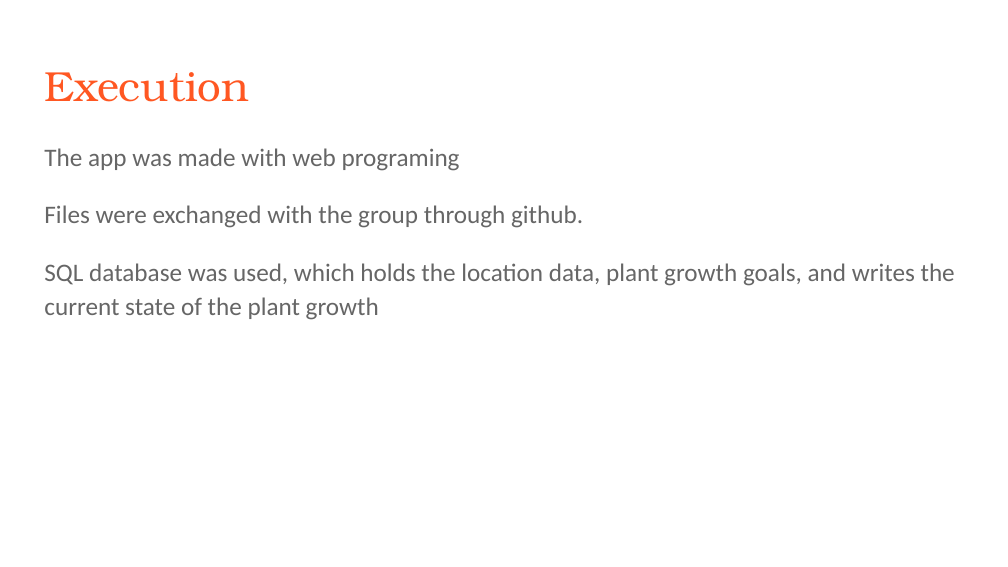
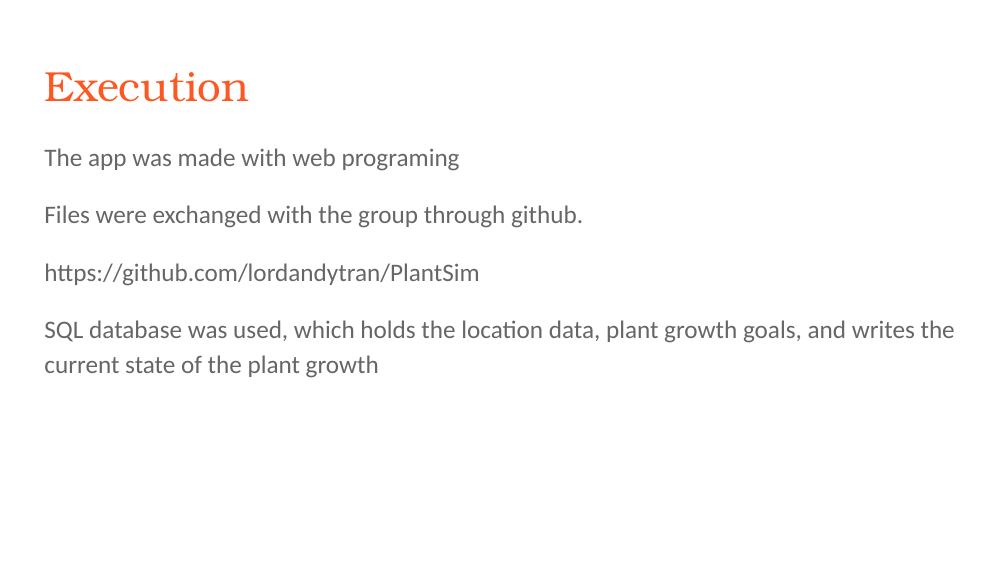
Before and after one commit to lordandytran/PlantSim, a slide deck: slide 3 of Plant Sim, presentation.pptx. Drawn at 1008x567 pixels with LibreOffice and Linux fonts; fonts in the diff are those of the drawing. Boxes give left, top, right and bottom in pixels: in the first picture for what was removed or moved away, otherwise in the second. Text is boxed around its words. In the diff, an @@ line names an element or a change of style, - is before the commit and + after.

```diff
--- a/Plant Sim, presentation.pptx
+++ b/Plant Sim, presentation.pptx
@@ text at (44,263,479,286): paragraph added @@
+https://github.com/lordandytran/PlantSim
```
Also in this commit, not shown: 1 other slide changed, 4 slides added, 1 slide removed, 8 other files.
